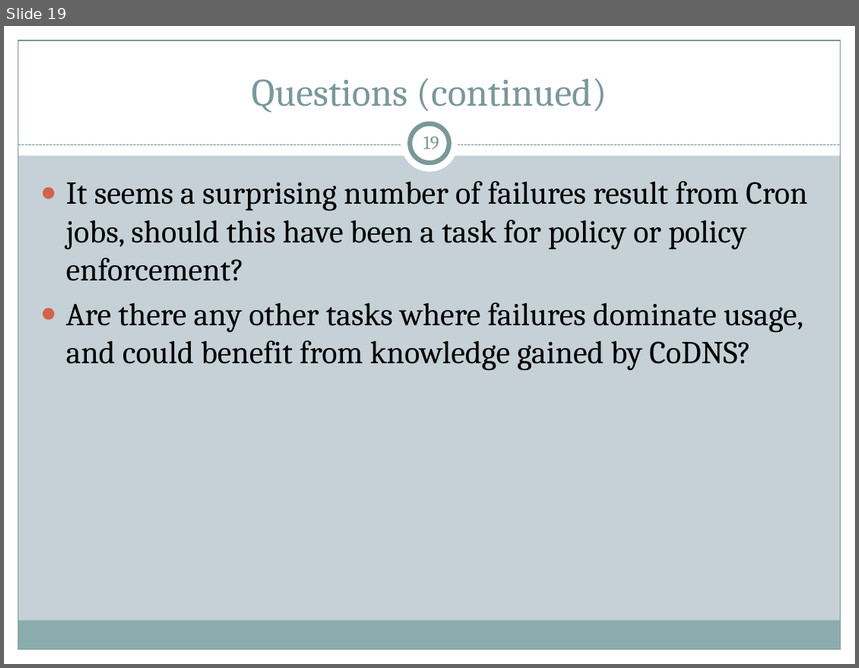
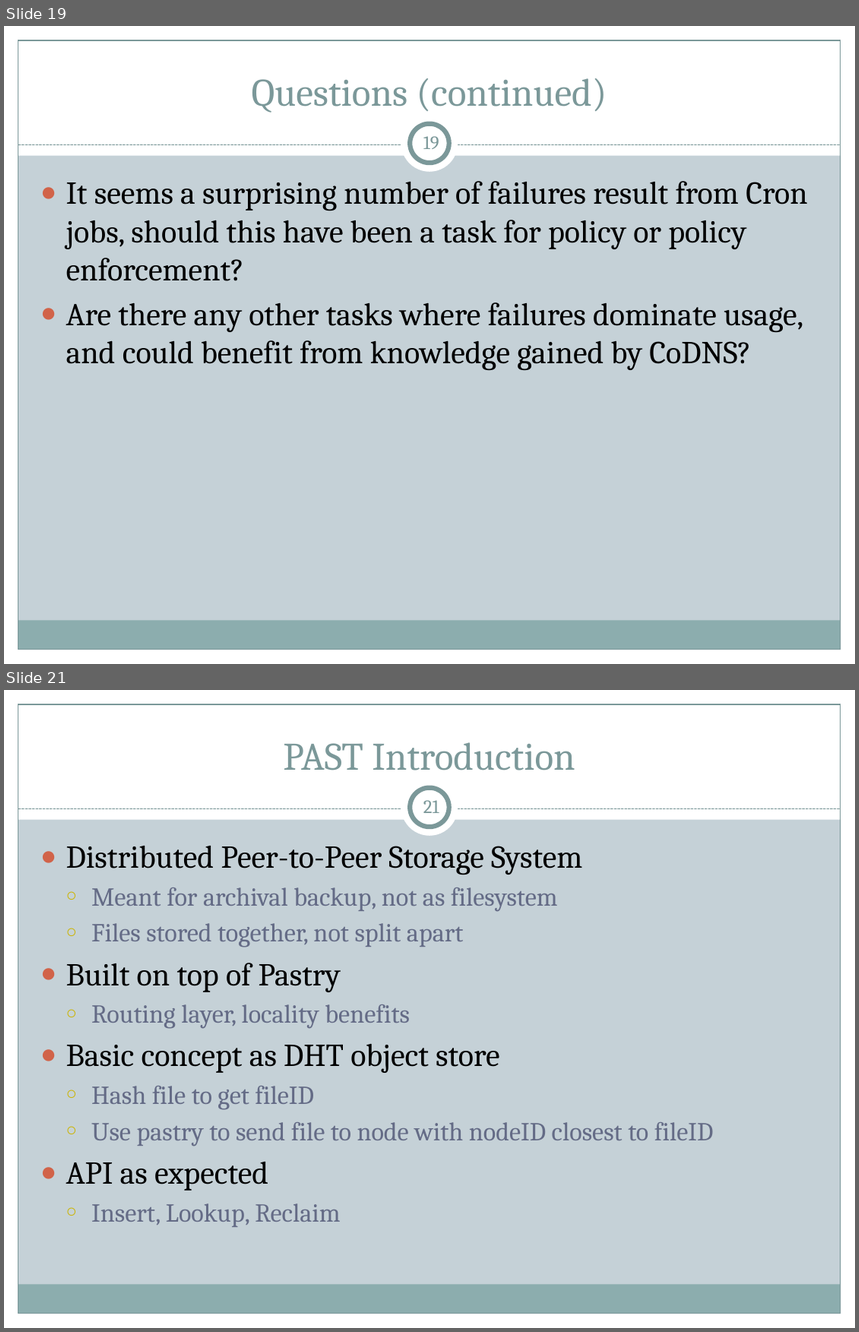
Before and after one commit to cs525-koala/documents, a slide deck: p2p/P2P Apps.pptx. Shown one above the other, each under a label of ours: slide 19 before the commit, slides 19 and 21 after it; the slides between them are not shown. The pictures are 859x668 and 859x1332 pixels, drawn with LibreOffice and Linux fonts; fonts in the diff are those of the drawing. Boxes give left, top, right and bottom in pixels: in the first picture for what was removed or moved away, otherwise in the second. Text is boxed around its words. In the diff, an @@ line names an element or a change of style, - is before the commit and + after.

Commit message:
presentation: work on migrating PAST slides over; add pastry review

```diff
--- a/p2p/P2P Apps.pptx
+++ b/p2p/P2P Apps.pptx
@@ slide 21 added at box(4, 690, 855, 1328), background #C5D1D7; not listed: 9 template elements that a slide beside it also shows @@
@@ title added at box(283, 742, 576, 771), 33 pt, text #7C999A @@
+PAST Introduction
@@ page number added at box(424, 800, 439, 813), 16 pt, text #7C999A @@
+21
@@ text added at box(66, 846, 714, 1227), 22 pt, text #646B86 @@
+● Distributed Peer-to-Peer Storage System
+  ○ Meant for archival backup, not as filesystem
+  ○ Files stored together, not split apart
+● Built on top of Pastry
+  ○ Routing layer, locality benefits
+● Basic concept as DHT object store
+  ○ Hash file to get fileID
+  ○ Use pastry to send file to node with nodeID closest to fileID
+● API as expected
+  ○ Insert, Lookup, Reclaim
```
Also in this commit, not shown: 8 other slides added.
